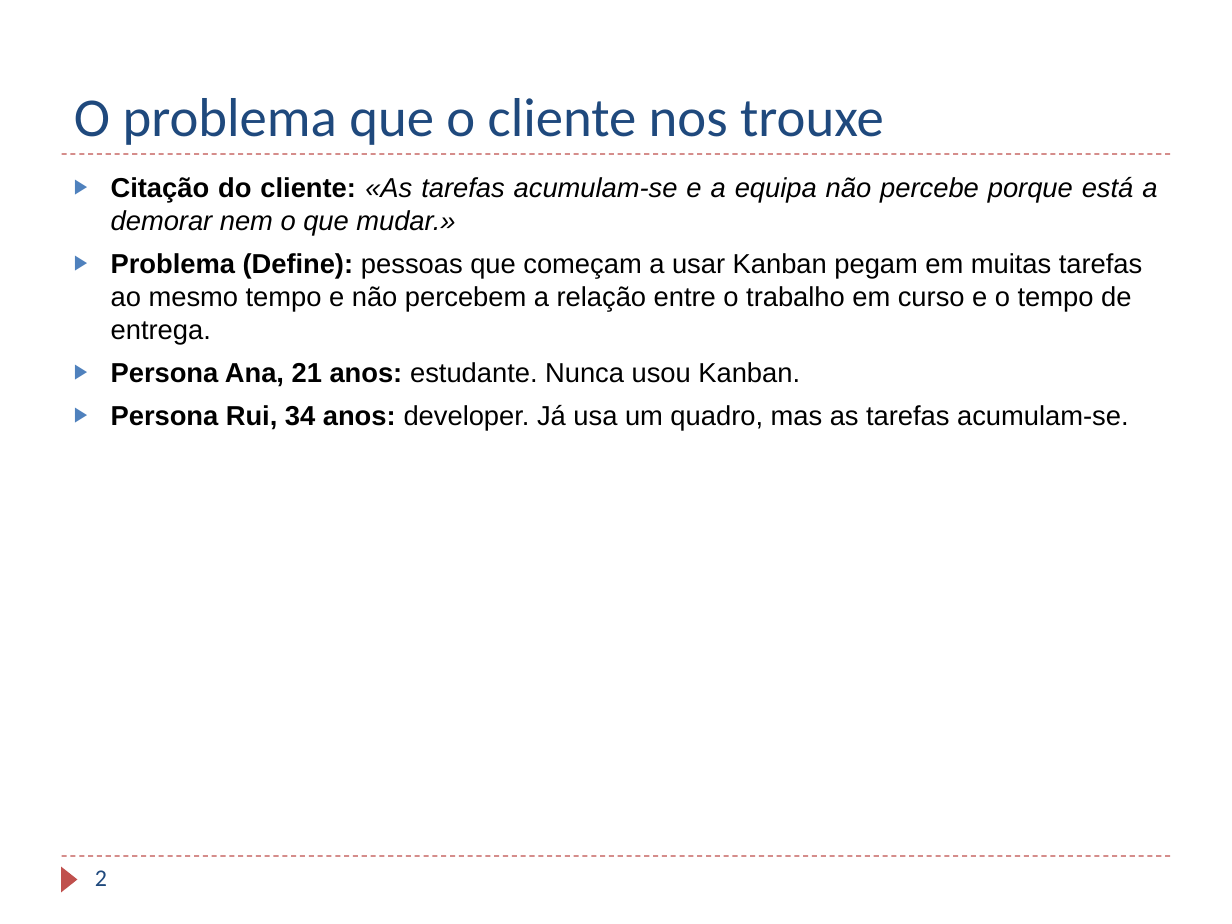
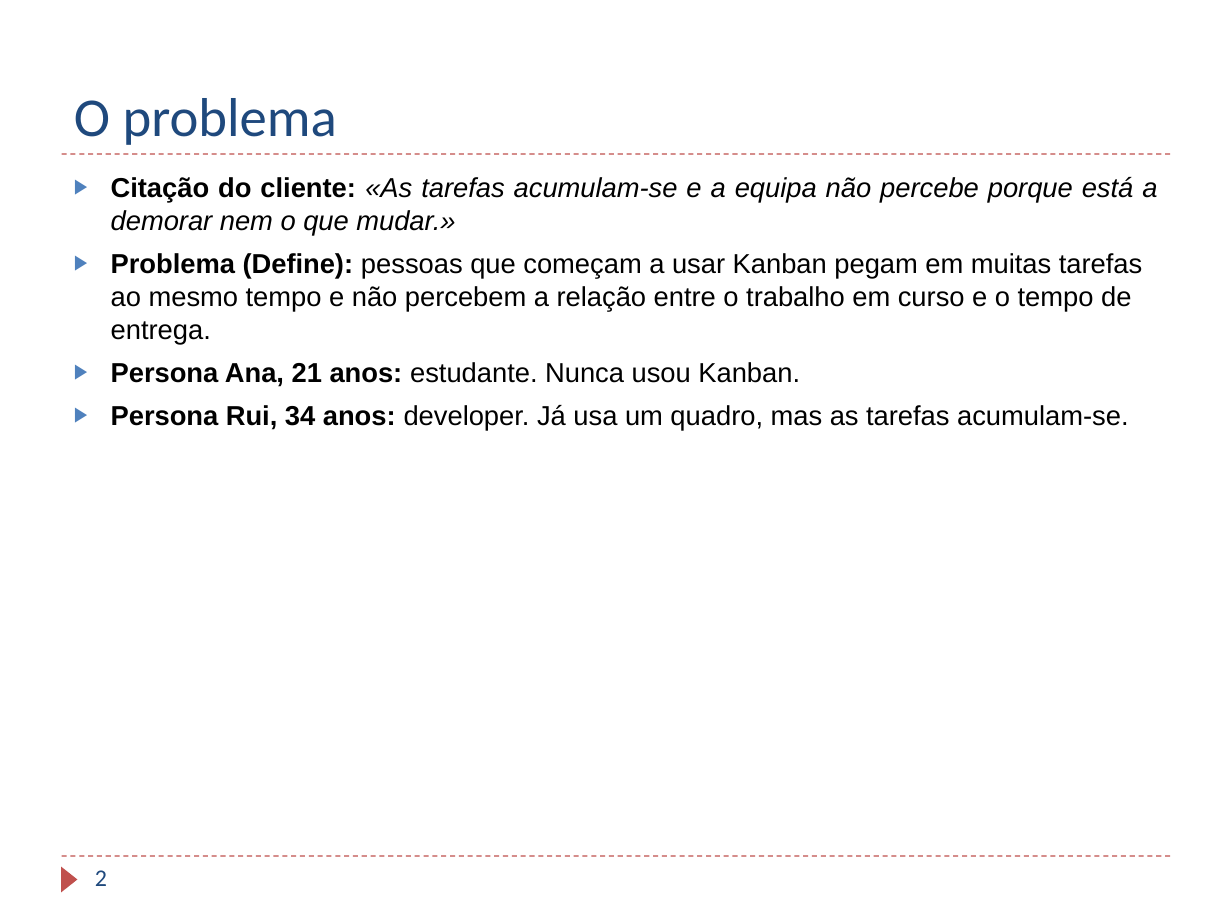
Before and after one commit to TaniaBmGuedes/MDS-TP4, a slide deck: slide 2 of entrega/07_Apresentacao_Final.pptx. Drawn at 1232x924 pixels with LibreOffice and Linux fonts; fonts in the diff are those of the drawing; background and template pictures are left out. Boxes give left, top, right and bottom in pixels: in the first picture for what was removed or moved away, otherwise in the second. Text is boxed around its words. In the diff, an @@ line names an element or a change of style, - is before the commit and + after.

```diff
--- a/entrega/07_Apresentacao_Final.pptx
+++ b/entrega/07_Apresentacao_Final.pptx
@@ title at <box>74,98,337,145</box>: text changed @@
-O problema que o cliente nos trouxe
+O problema
```
Also in this commit, not shown: 1 other slide changed, 9 other files.
